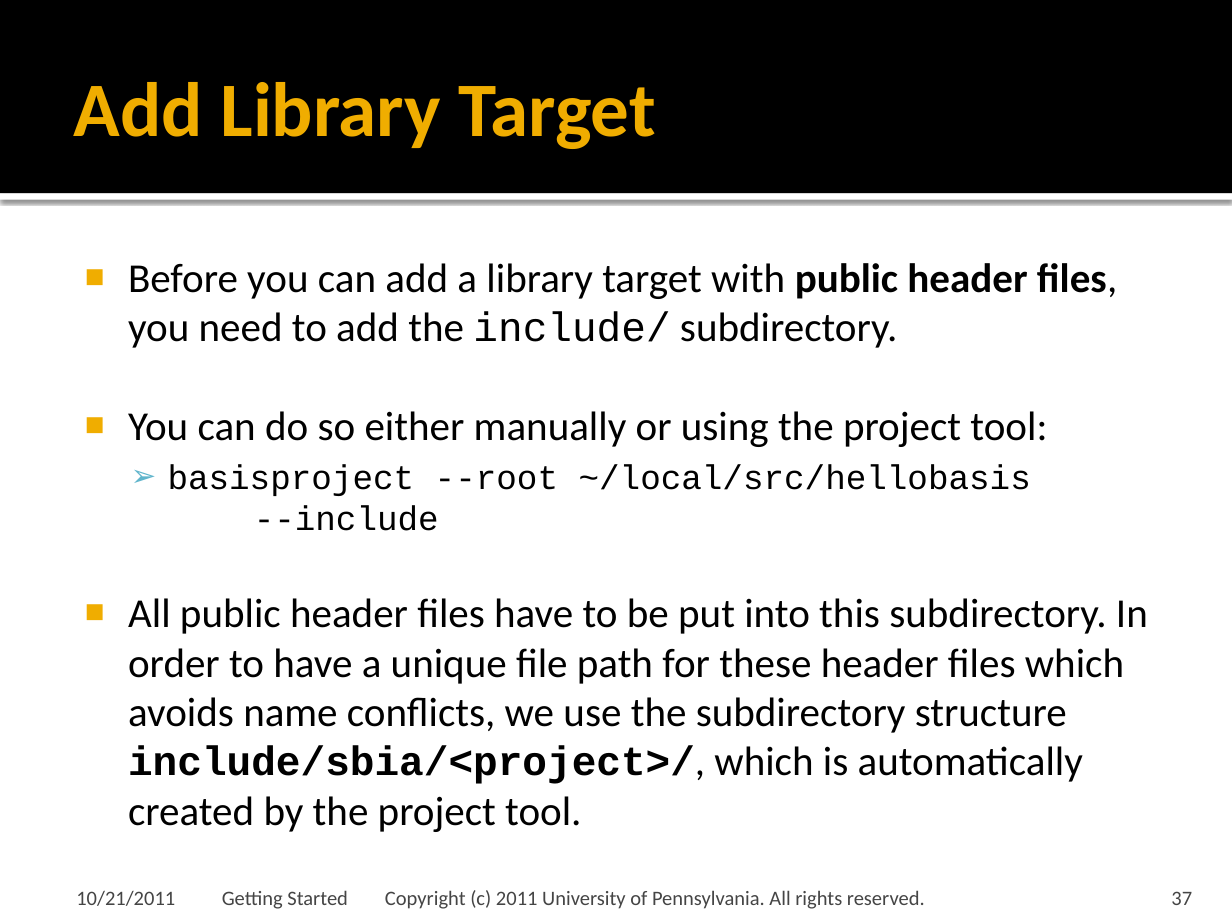
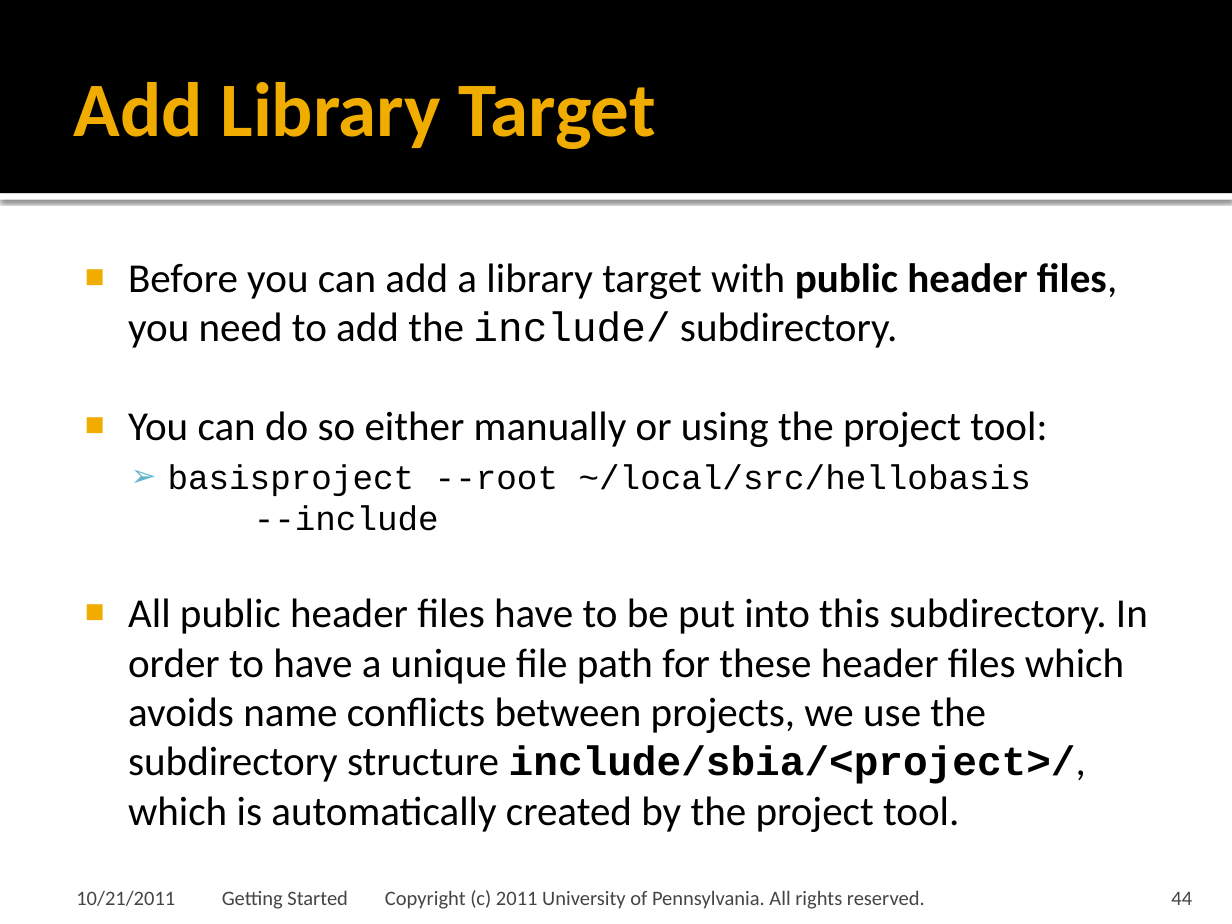
Before and after one commit to cmake-basis/legacy, a slide deck: slide 44 of doc/tutorials/02 Getting Started.pptx (slide 37 before the commit). Drawn at 1232x924 pixels with LibreOffice and Linux fonts; fonts in the diff are those of the drawing; background and template pictures are left out. Boxes give left, top, right and bottom in pixels: in the first picture for what was removed or moved away, otherwise in the second. Text is boxed around its words. In the diff, an @@ line names an element or a change of style, - is before the commit and + after.

```diff
--- a/doc/tutorials/02 Getting Started.pptx
+++ b/doc/tutorials/02 Getting Started.pptx
@@ text at <box>128,598,1148,832</box>: text changed @@
-■ All public header files have to be put into this subdirectory. In order to have a unique file path for these header files which avoids name conflicts, we use the subdirectory structure include/sbia/<project>/, which is automatically created by the project tool.
+■ All public header files have to be put into this subdirectory. In order to have a unique file path for these header files which avoids name conflicts between projects, we use the subdirectory structure include/sbia/<project>/, which is automatically created by the project tool.
@@ page number at <box>1171,892,1192,905</box>: text changed @@
-37
+44
```
Also in this commit, not shown: 19 other slides changed, 7 slides added, 7 other files.
